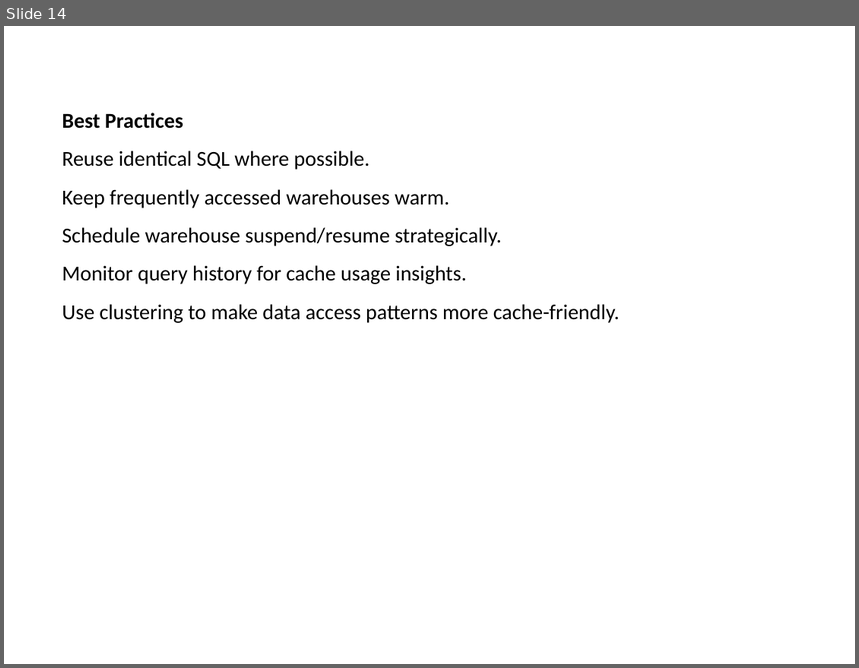
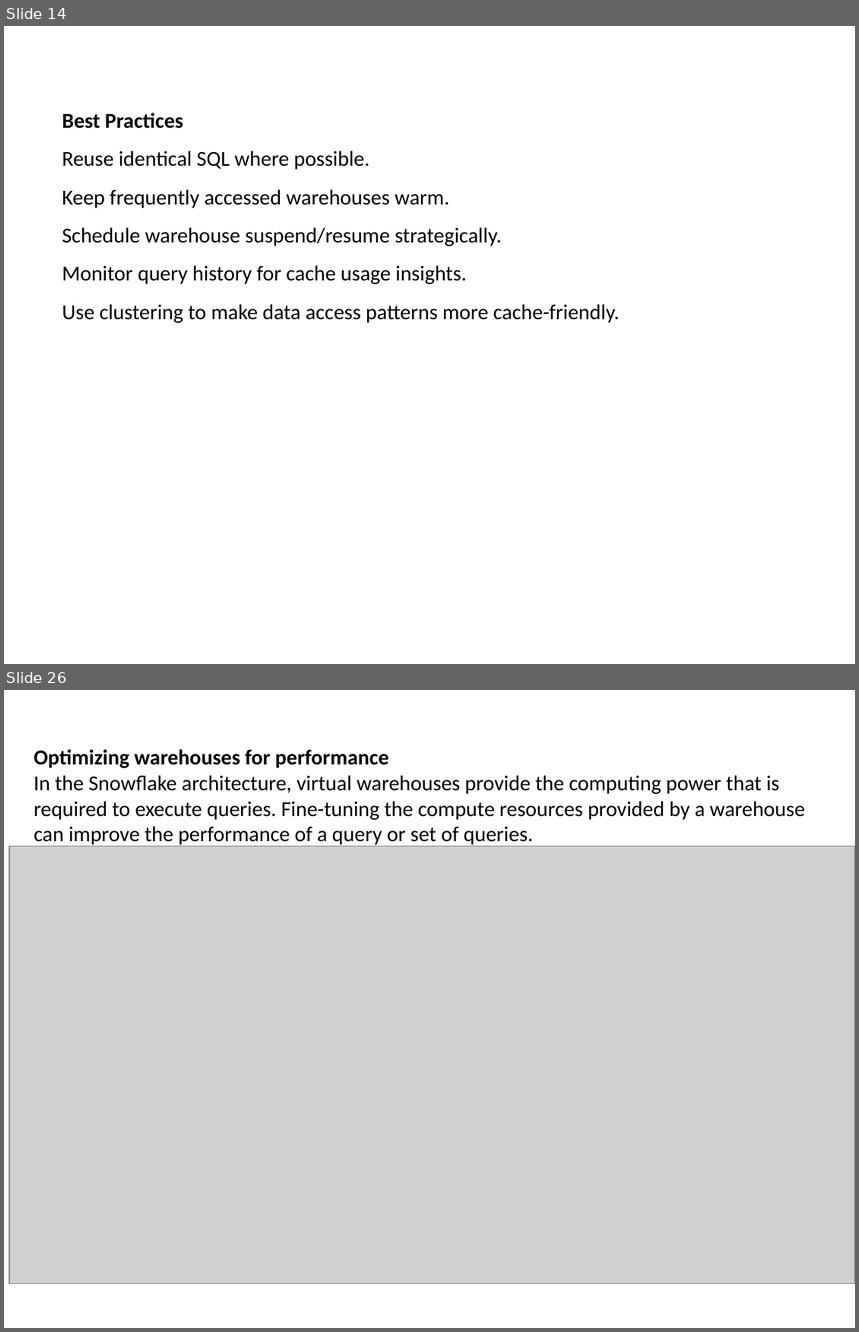
Before and after one commit to babjeereddy/snowflake, a slide deck: SnowFlake.pptx. Shown one above the other, each under a label of ours: slide 14 before the commit, slides 14 and 26 after it; the slides between them are not shown. The pictures are 859x668 and 859x1332 pixels, drawn with LibreOffice and Linux fonts; fonts in the diff are those of the drawing; grey boxes stand for pictures. Boxes give left, top, right and bottom in pixels: in the first picture for what was removed or moved away, otherwise in the second. Text is boxed around its words. In the diff, an @@ line names an element or a change of style, - is before the commit and + after.

```diff
--- a/SnowFlake.pptx
+++ b/SnowFlake.pptx
@@ slide 26 added at (4, 690, 855, 1328), background #FFFFFF @@
@@ text added at (34, 749, 805, 847), 18 pt, text #000000 @@
+Optimizing warehouses for performance
+In the Snowflake architecture, virtual warehouses provide the computing power that is required to execute queries. Fine-tuning the compute resources provided by a warehouse can improve the performance of a query or set of queries.
@@ picture added at (9, 846, 855, 1284) @@
```
Also in this commit, not shown: 12 other slides added.
